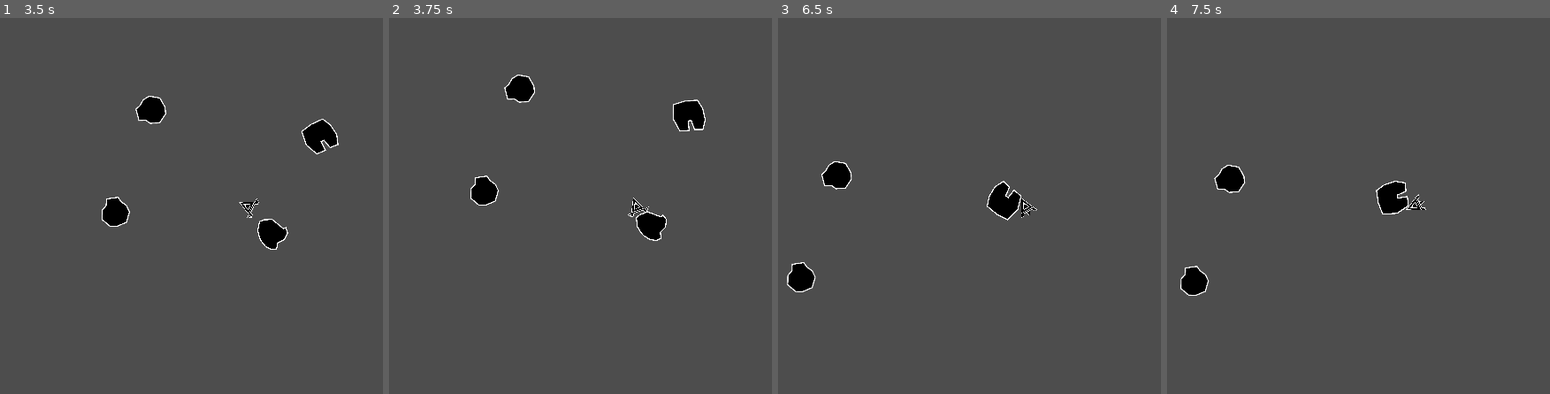
Above: before the commit, frames 1-4 (left to right).
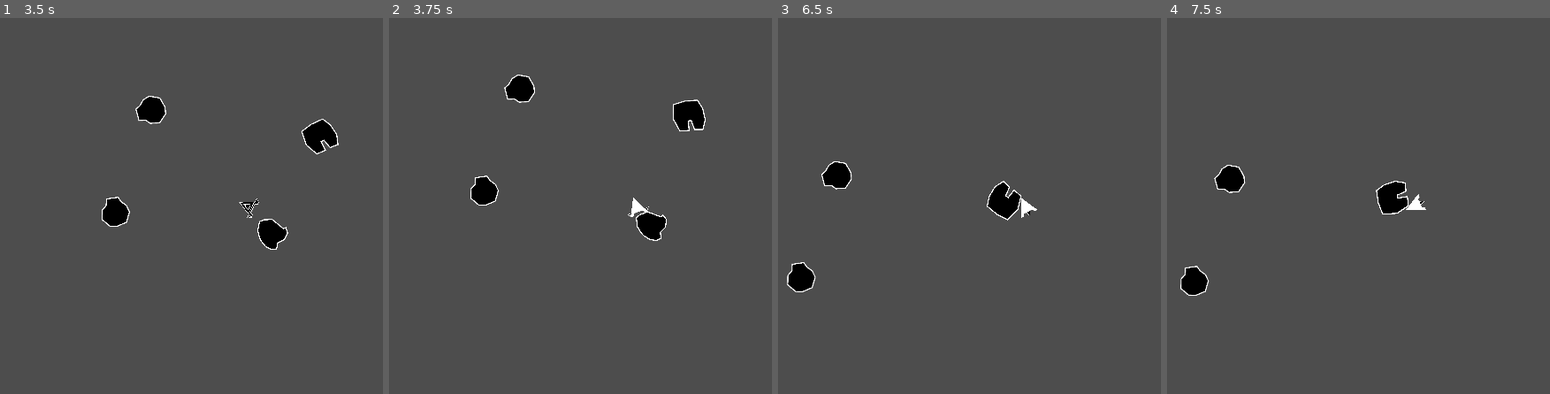
Above: after the commit, the same moments.

Repository: S-Hoerner/Oblique-Space
Game: Godot game, scene res://scenes/main.tscn
Two runs of this game, one before a commit and one after it. Both use one fixed random seed, a clock stepped at 60 frames per second and the inputs below. The project has no main scene, so this scene is started directly.
Inputs:
- Up to frame 1 (3.5 s): hold Alt (slow) 0.53-1.28 s; hold W (forward) 0.53-2.03 s; tap Ctrl (stop) at 0.8, 1.35, 2.3 s; tap Alt (slow) at 1.55, 3.05 s; hold A (ccw) 2.03-2.78 s; hold S (back) from 2.03 s (still down); tap D (cw) at 2.85 s
- Up to frame 2 (3.75 s): keep holding S (back); hold Alt (slow) from 3.53 s (still down)
- Up to frame 3 (6.5 s): tap Ctrl (stop) at 3.8, 4.35, 5.3, 5.85 s; release S (back) at 4.28 s; release Alt (slow) at 4.28 s; hold W (forward) from 4.28 s (still down); tap Alt (slow) at 4.55, 6.05 s; hold Alt (slow) 5.03-5.78 s
- Up to frame 4 (7.5 s): keep holding W (forward); hold A (ccw) 6.53-7.28 s; tap Ctrl (stop) at 6.8 s; tap D (cw) at 7.35 s

Frame 1 is identical in both runs. In frame 2, less than 0.1% of the frame differs, in the area x 63-68%, y 48-53%; in frame 3, less than 0.1%; in frame 4, less than 0.1%.

Commit message:
added basic health system
when player collides with a "danger" player takes. However, what counts as a collision is as of yet unknown.

Diff:
--- a/scenes/asteroid.tscn
+++ b/scenes/asteroid.tscn
@@ -10,7 +10,7 @@
 [ext_resource type="Texture2D" uid="uid://du42pahc3jk47" path="res://art/asteroids/asteroid_6.png" id="7_yi81f"]
 [ext_resource type="Texture2D" uid="uid://dj6wcjl3ayy22" path="res://art/asteroids/asteroid_7.png" id="8_mmifu"]
 
-[node name="asteroid" type="RigidBody2D"]
+[node name="asteroid" type="RigidBody2D" groups=["dangers"]]
 gravity_scale = 0.0
 script = ExtResource("1_nstev")
 metadata/_edit_group_ = true
--- a/scenes/starting_ship.tscn
+++ b/scenes/starting_ship.tscn
@@ -7,6 +7,7 @@
 [ext_resource type="Texture2D" uid="uid://cl0sevxs1ypre" path="res://art/starting_ship/starting_ship_ccw_frame_2.png" id="5_335ad"]
 [ext_resource type="Texture2D" uid="uid://b2iuxddnuwd6j" path="res://art/starting_ship/starting_ship_cw_frame_2.png" id="6_544px"]
 [ext_resource type="Texture2D" uid="uid://bm5wuh834w8om" path="res://art/starting_ship/starting_ship_stop_frame_2.png" id="7_e7f5p"]
+[ext_resource type="Texture2D" uid="uid://b0g6arffiqs3f" path="res://art/starting_ship/starting_ship_invincible_frame_2.png" id="8_vsf3j"]
 
 [sub_resource type="SpriteFrames" id="SpriteFrames_p7ouy"]
 animations = [{
@@ -72,8 +73,24 @@
 "speed": 5.0
 }]
 
-[node name="starting_ship" type="RigidBody2D"]
+[sub_resource type="SpriteFrames" id="SpriteFrames_a6a7n"]
+animations = [{
+"frames": [{
+"duration": 1.0,
+"texture": ExtResource("2_bltik")
+}, {
+"duration": 1.0,
+"texture": ExtResource("8_vsf3j")
+}],
+"loop": true,
+"name": &"invincible",
+"speed": 8.0
+}]
+
+[node name="starting_ship" type="RigidBody2D" groups=["player"]]
 gravity_scale = 0.0
+max_contacts_reported = 1
+contact_monitor = true
 script = ExtResource("1_0trhl")
 
 [node name="linear_animated" type="AnimatedSprite2D" parent="."]
@@ -91,8 +108,18 @@
 sprite_frames = SubResource("SpriteFrames_tshkg")
 animation = &"stop"
 
+[node name="invincible_animated" type="AnimatedSprite2D" parent="."]
+scale = Vector2(0.05, 0.05)
+sprite_frames = SubResource("SpriteFrames_a6a7n")
+animation = &"invincible"
+frame = 1
+frame_progress = 0.941227
+
 [node name="CollisionPolygon2D" type="CollisionPolygon2D" parent="." groups=["player"]]
 position = Vector2(0, 13.36)
 polygon = PackedVector2Array(-12, 4, 12, 4, 16, 11, 23, 11, 25, 10, 1, -37, -1, -37, -25, 10, -23, 11, -15, 11)
 
 [node name="Camera2D" type="Camera2D" parent="."]
+
+[connection signal="body_entered" from="." to="." method="_on_body_entered"]
+[connection signal="hit" from="." to="." method="_on_hit"]
--- a/scripts/player.gd
+++ b/scripts/player.gd
@@ -1,36 +1,70 @@
 extends RigidBody2D
 
+signal died
+signal hit
 
 @export var speed = 500
 @export var acceleration = 0.075
 @export var rotation_speed = 1000
+@export var life = 10
+@export var invinc_time = 0.25
 var linear_direction
 var rotation_direction
 var applied_force
+var dead
+var invincible
+
 
 func _ready():
-	pass
+	player_not_dead()
+	$invincible_animated.hide()
 
 func _physics_process(delta):
-	get_direction()
+	if dead == false:
+		get_direction()
 
-	animatate()
+		animatate()
 
-	applied_force = Vector2(0,speed).rotated(rotation)*linear_direction
+		applied_force = Vector2(0,speed).rotated(rotation)*linear_direction
 
-	if Input.is_action_pressed("slow"):
-		sleeping = false
-		apply_central_force(applied_force/4)
-		apply_torque(rotation_speed*rotation_direction/4)
-		pass
-	elif Input.is_action_pressed("stop"):
-		#set_linear_damp(1)
-		sleeping = true
-		pass
-	else:
-		sleeping = false
-		apply_central_force(applied_force)
-		apply_torque(rotation_speed*rotation_direction)
+		if Input.is_action_pressed("slow"):
+			sleeping = false
+			apply_central_force(applied_force/4)
+			apply_torque(rotation_speed*rotation_direction/4)
+			pass
+		elif Input.is_action_pressed("stop"):
+			#set_linear_damp(1)
+			sleeping = true
+			pass
+		else:
+			sleeping = false
+			apply_central_force(applied_force)
+			apply_torque(rotation_speed*rotation_direction)
+
+func _on_body_entered(body):
+	if invincible == false:
+		if body.is_in_group("dangers"):
+			life -= 1
+			invincible = true
+			emit_signal("hit")
+		if life == 0:
+			player_dead()
+
+func player_dead():
+	dead = true
+	hide()
+	#freeze = true
+	sleeping = true
+	$CollisionPolygon2D.set_deferred("disabled",true)
+	emit_signal("died")
+
+func player_not_dead():
+	dead = false
+	freeze = false
+	sleeping = false
+	invincible = false
+	show()
+	$CollisionPolygon2D.set_deferred("disabled",false)
 
 func animatate():
 	if Input.is_action_pressed("forward"):
@@ -65,3 +99,12 @@
 func get_direction():
 	linear_direction = Input.get_axis("forward", "back")
 	rotation_direction = Input.get_axis("ccw","cw")
+
+func _on_hit():
+	if invincible == true:
+		$invincible_animated.show()
+		$invincible_animated.play("invincible")
+		await get_tree().create_timer(invinc_time).timeout
+		$invincible_animated.stop()
+		$invincible_animated.hide()
+		invincible = false
Binary file added: art/starting_ship/starting_ship_invincible_frame_2.png
Not shown, added: art/starting_ship/starting_ship_invincible_frame_2.png.import
Not shown: 1 places in scenes/starting_ship.tscn that only renumber resources
Not shown, changed: art/starting_ship/starting_ship_animated.pdn
